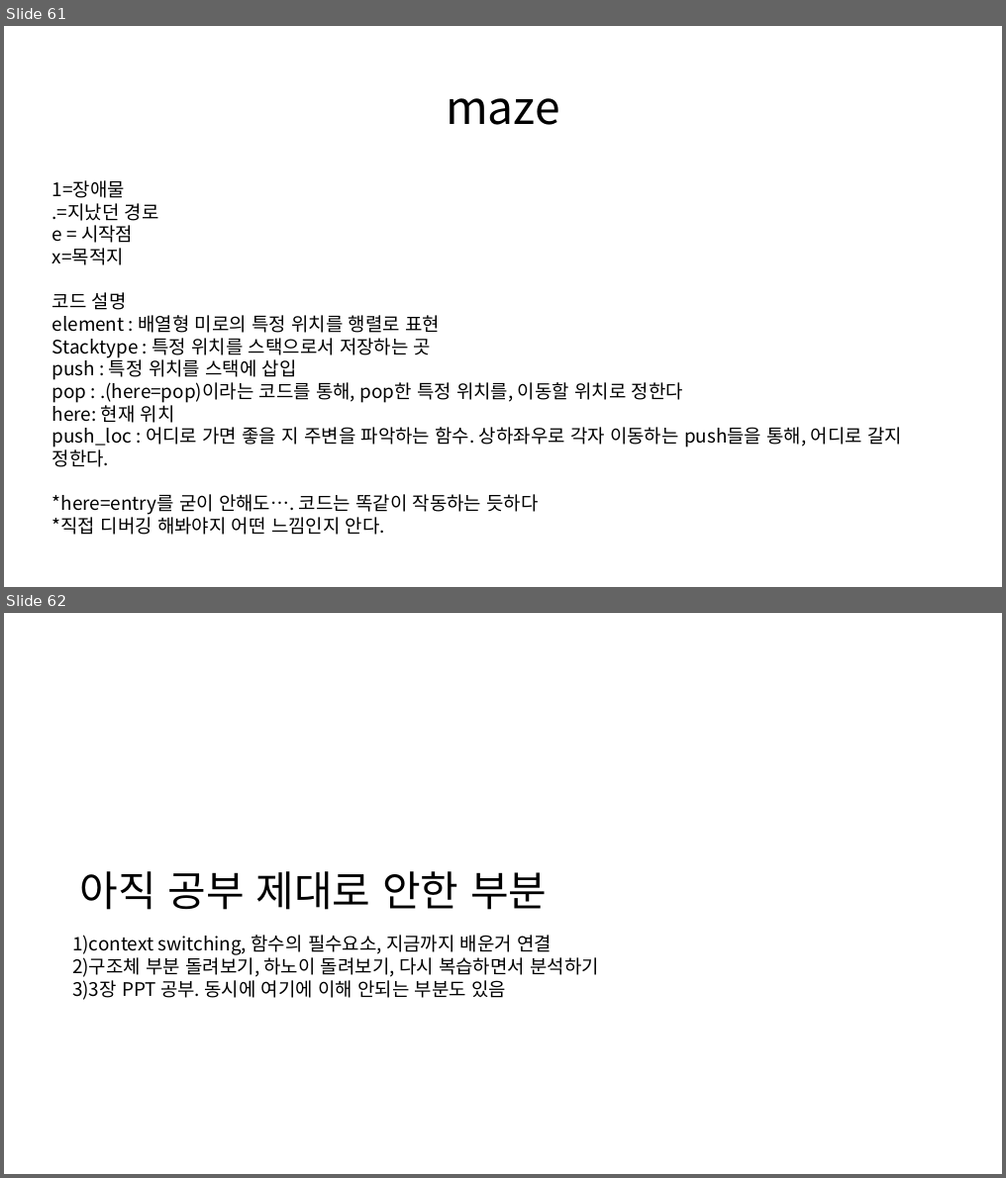
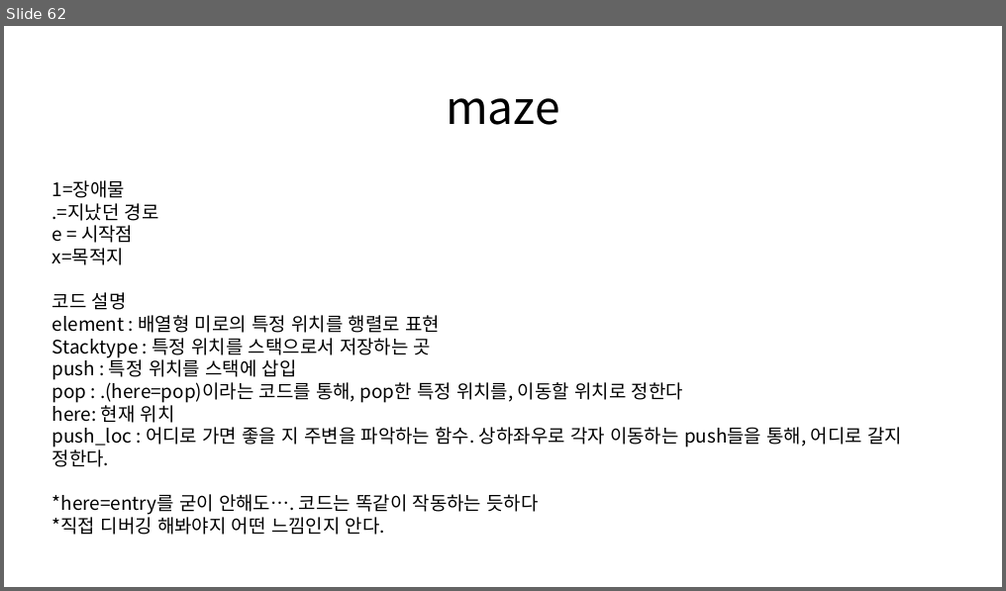
Before and after one commit to Seong221/College-Study-PPT, a slide deck: Data Structure_upload.pptx. Shown one above the other, each under a label of ours: slides 61 and 62 before the commit, slide 62 after it. The pictures are 1006x1178 and 1006x591 pixels, drawn with LibreOffice and Linux fonts; fonts in the diff are those of the drawing. Boxes give left, top, right and bottom in pixels: in the first picture for what was removed or moved away, otherwise in the second. Text is boxed around its words. In the diff, an @@ line names an element or a change of style, - is before the commit and + after.

```diff
--- a/Data Structure_upload.pptx
+++ b/Data Structure_upload.pptx
@@ slide 62 removed at (4, 613, 1002, 1174), background #FFFFFF @@
@@ text removed at (80, 871, 547, 910) @@
-아직 공부 제대로 안한 부분
@@ text removed at (72, 935, 599, 1000) @@
-1)context switching, 함수의 필수요소, 지금까지 배운거 연결
-2)구조체 부분 돌려보기, 하노이 돌려보기, 다시 복습하면서 분석하기
-3)3장 PPT 공부. 동시에 여기에 이해 안되는 부분도 있음
@@ what was slide 61 is now slide 62 @@
```
Also in this commit, not shown: 1 slide changed, 13 slides added, 1 other file.
